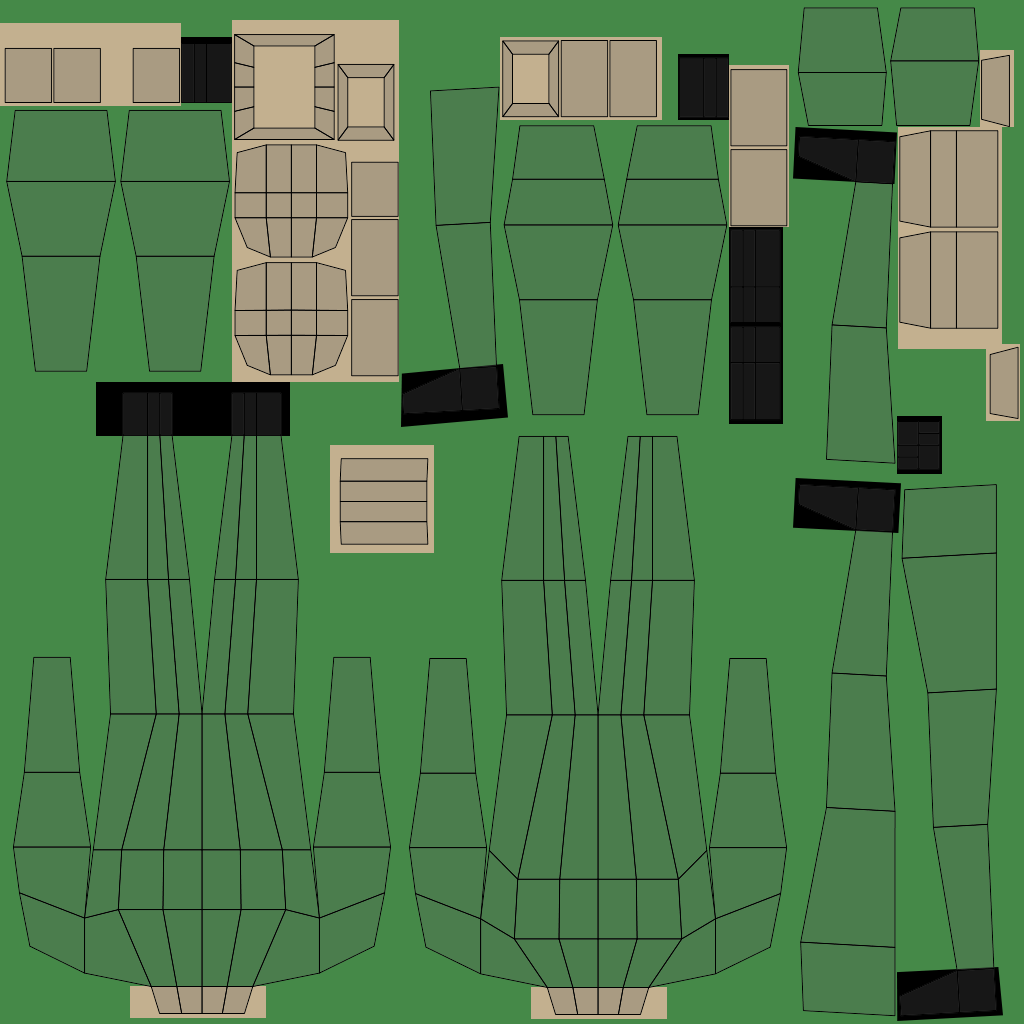
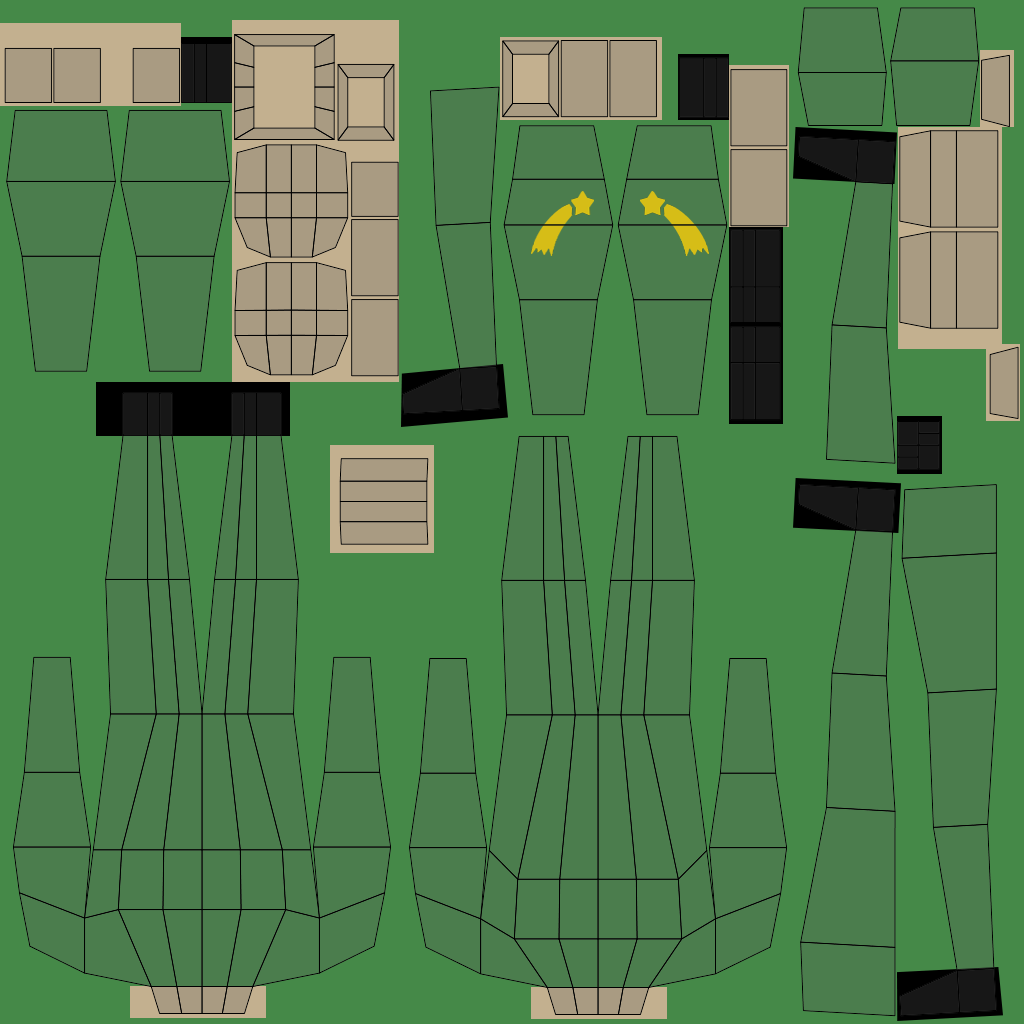
Before/after of a (1024, 1024) layered artwork. What changed in the layer stack:
added layer "Layer 2 copy" above "Layer 2" over [531, 191, 594, 256]
added layer "Layer 2" above "skin" over [640, 191, 709, 256]
